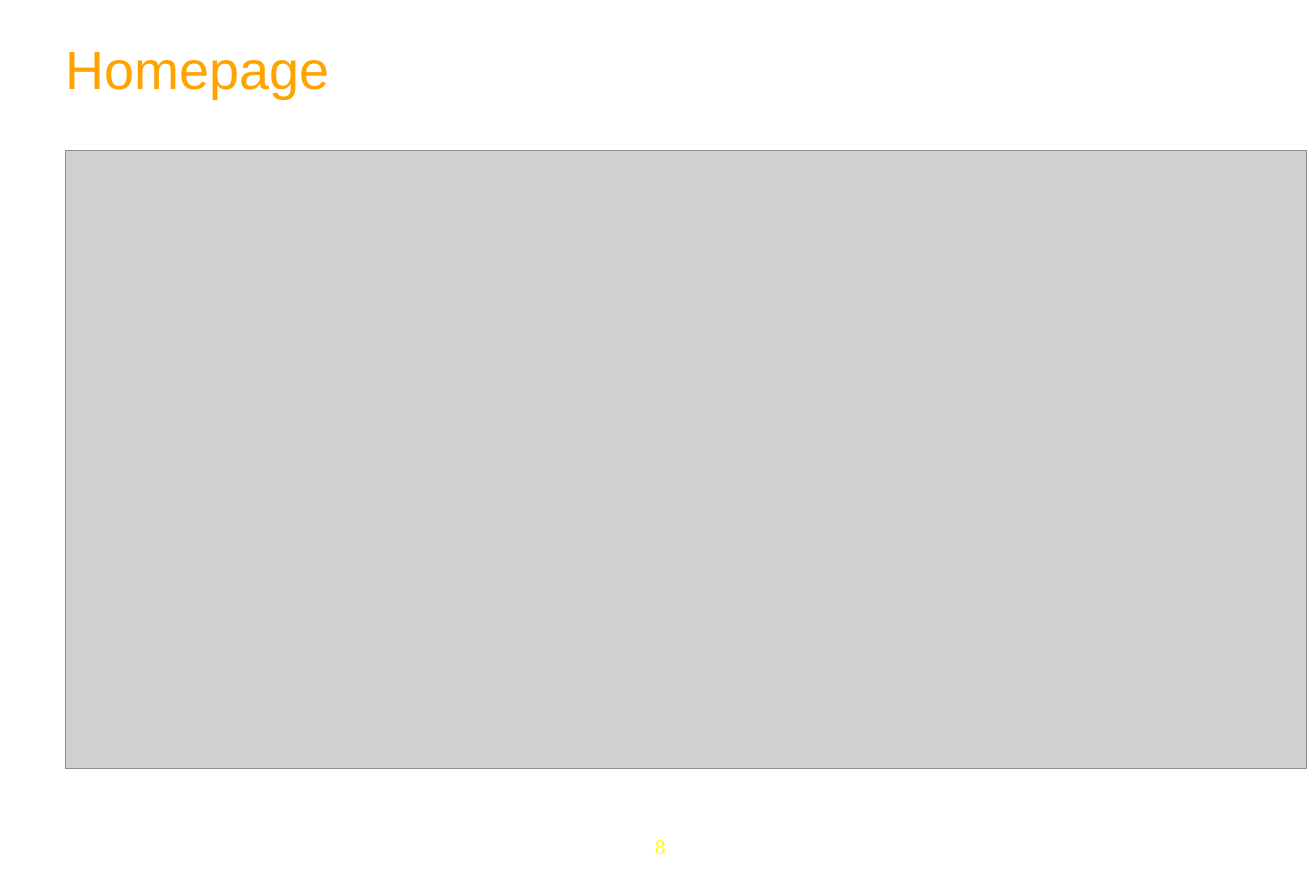
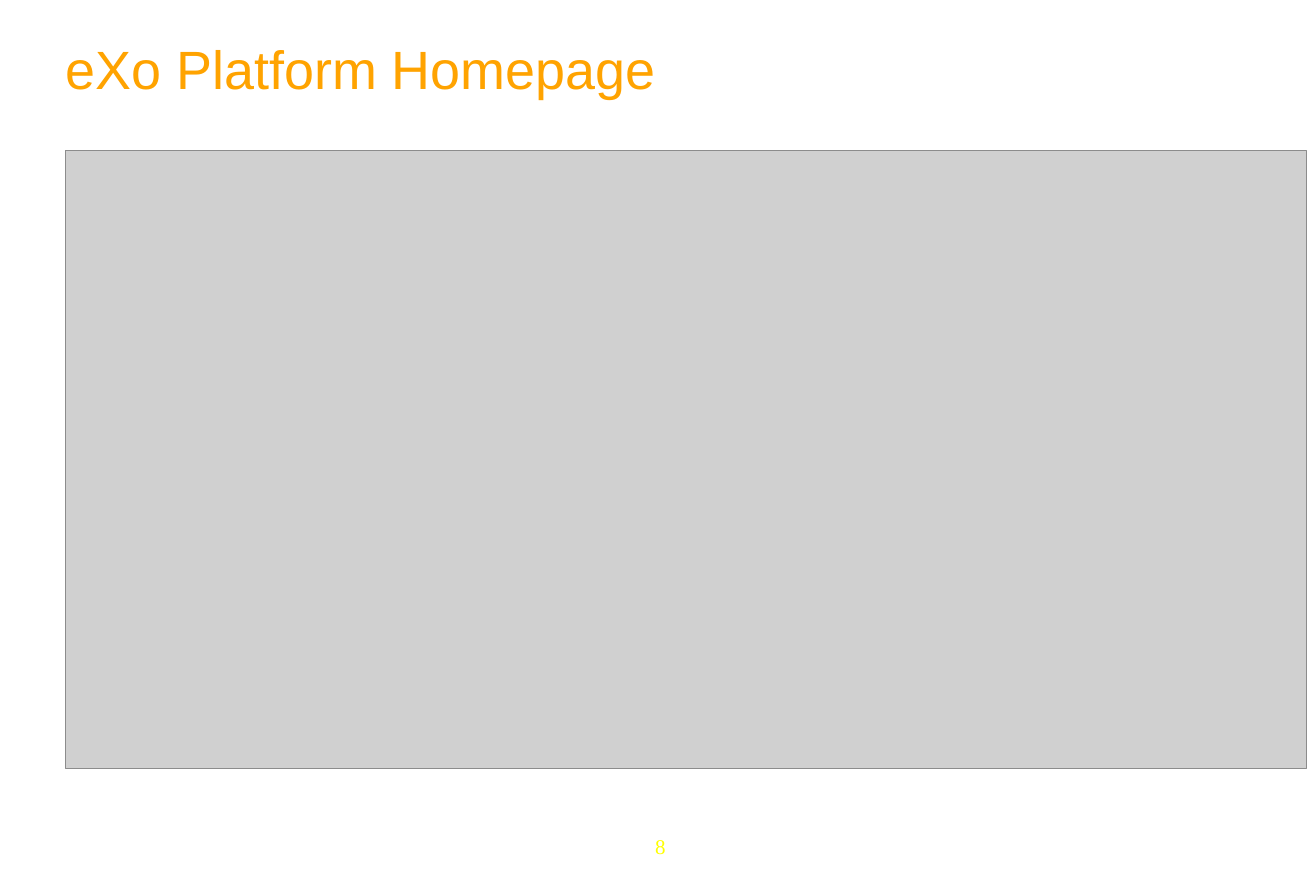
Before and after one commit to anhvurz90/training, a slide deck: slide 8 of slides/exo-fundamentals/en/030-Portal-Intro-XFund-en.pptx. Drawn at 1316x891 pixels with LibreOffice and Linux fonts; fonts in the diff are those of the drawing; grey boxes stand for pictures; background and template pictures are left out. Boxes give left, top, right and bottom in pixels: in the first picture for what was removed or moved away, otherwise in the second. Text is boxed around its words. In the diff, an @@ line names an element or a change of style, - is before the commit and + after.

Commit message:
after Paris Training 2010

```diff
--- a/slides/exo-fundamentals/en/030-Portal-Intro-XFund-en.pptx
+++ b/slides/exo-fundamentals/en/030-Portal-Intro-XFund-en.pptx
@@ text at box(66, 50, 656, 99): text changed @@
-Homepage
+eXo Platform Homepage
```
